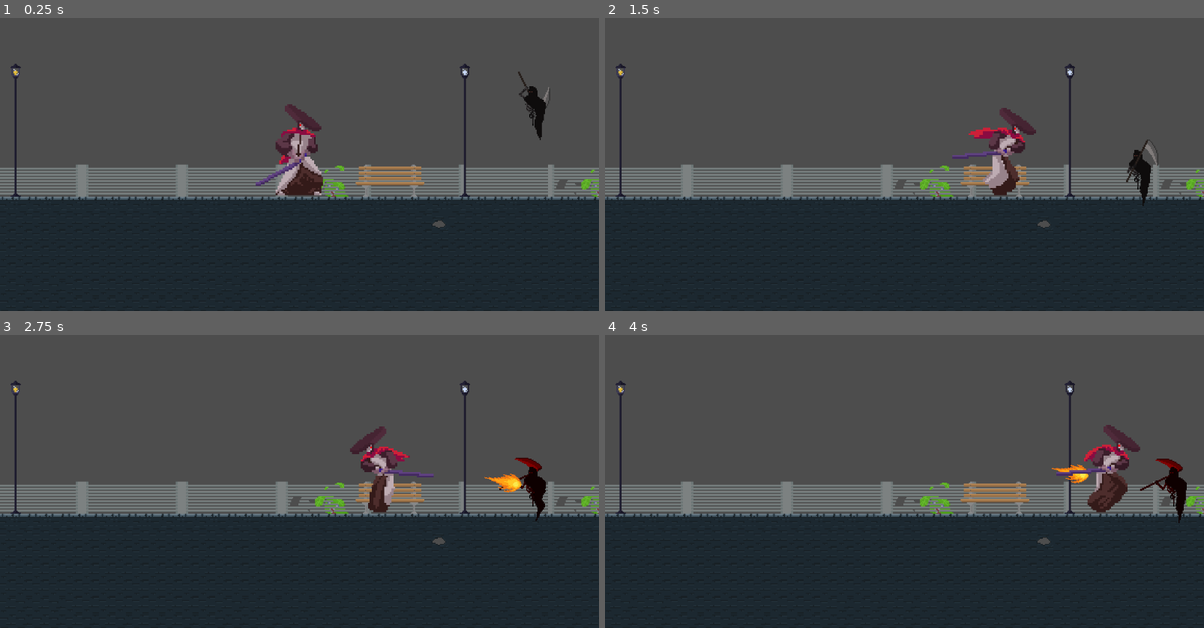
Above: before the commit, frames 1-4 (two rows, left to right).
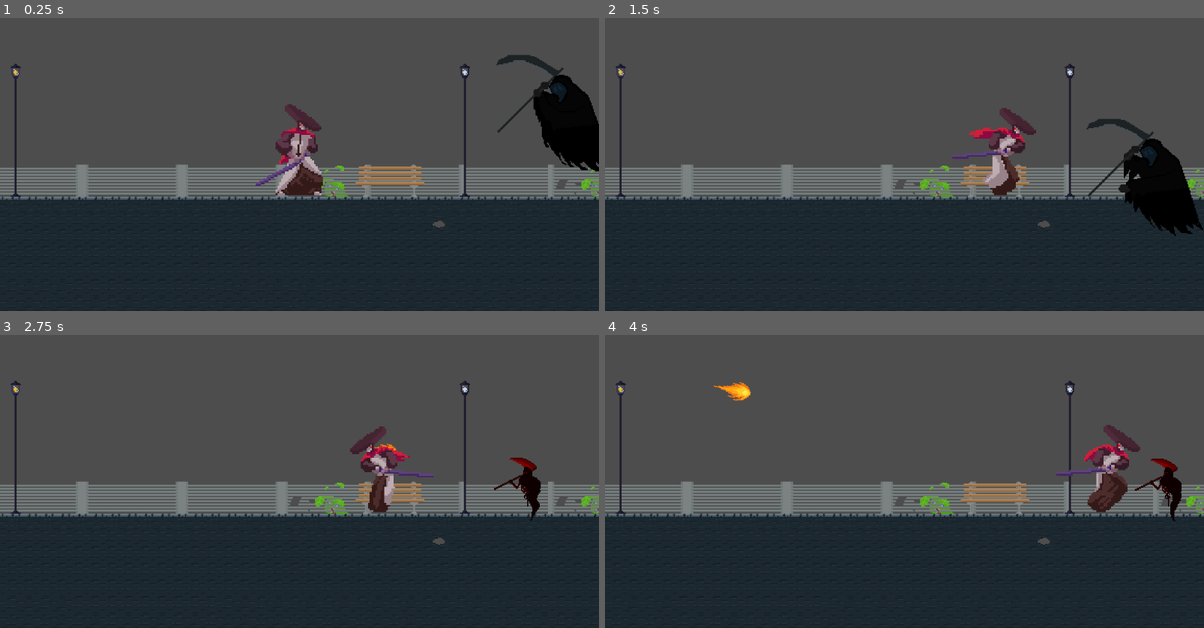
Above: after the commit, the same moments.

Repository: NiorsHaz/WhenTheLightsFell
Game: Godot game, scene res://scene/game.tscn
Two runs of this game, one before a commit and one after it. Both use one fixed random seed, a clock stepped at 60 frames per second and the inputs below.
Inputs:
- Up to frame 1 (0.25 s): no input
- Up to frame 2 (1.5 s): tap Enter (ui_accept) at 0.5, 0.77 s; hold Right (ui_right) from 0.53 s (still down)
- Up to frame 3 (2.75 s): tap Enter (ui_accept) at 1.52 s; release Right (ui_right) at 2.03 s; hold Left (ui_left) from 2.03 s (still down)
- Up to frame 4 (4 s): release Left (ui_left) at 2.78 s; hold Right (ui_right) from 2.78 s (still down); tap Enter (ui_accept) at 3.02, 3.77 s

The runs differ from the first frame. In frame 1, 2.9% of the frame differs, in the area x 82-100%, y 12-53%; in frame 2, 2.8%; in frame 3, 0.7%; in frame 4, 0.9%.

Commit message:
add system boss et assets

Diff:
--- a/scene/boss_negga.tscn
+++ b/scene/boss_negga.tscn
@@ -1,182 +1,65 @@
-[gd_scene load_steps=63 format=3 uid="uid://bdc4ddp1s1384"]
+[gd_scene load_steps=33 format=3 uid="uid://bdc4ddp1s1384"]
 
 [ext_resource type="Script" uid="uid://g3x03vxk5h4d" path="res://script/boss_things_v5.gd" id="1_oam2m"]
-[ext_resource type="Texture2D" uid="uid://djpcqkuujqaoa" path="res://asset/reaper_negga/png/attacking.png" id="2_11ikn"]
-[ext_resource type="Texture2D" uid="uid://0m5q0ohah4r6" path="res://asset/reaper_negga/png/death.png" id="3_oam2m"]
+[ext_resource type="Texture2D" uid="uid://c55cp0ddg4qdc" path="res://asset/boss_negga/boss-attack.png" id="2_11ikn"]
+[ext_resource type="Texture2D" uid="uid://ddbiqjbs4ef8p" path="res://asset/boss_negga/explosion-explosion.png" id="3_11ikn"]
 [ext_resource type="Texture2D" uid="uid://c8128swb0t60v" path="res://asset/reaper_negga/png/idle2.png" id="4_11ikn"]
-[ext_resource type="Texture2D" uid="uid://wocmmjbxk24e" path="res://asset/reaper_negga/png/skill1.png" id="4_oam2m"]
 
 [sub_resource type="AtlasTexture" id="AtlasTexture_rubsq"]
 atlas = ExtResource("2_11ikn")
-region = Rect2(0, 0, 100, 100)
+region = Rect2(0, 0, 242, 128)
 
 [sub_resource type="AtlasTexture" id="AtlasTexture_kqcxk"]
 atlas = ExtResource("2_11ikn")
-region = Rect2(100, 0, 100, 100)
+region = Rect2(242, 0, 242, 128)
 
 [sub_resource type="AtlasTexture" id="AtlasTexture_nvlwh"]
 atlas = ExtResource("2_11ikn")
-region = Rect2(200, 0, 100, 100)
+region = Rect2(484, 0, 242, 128)
 
 [sub_resource type="AtlasTexture" id="AtlasTexture_t67kq"]
-atlas = ExtResource("2_11ikn")
-region = Rect2(300, 0, 100, 100)
+atlas = ExtResource("3_11ikn")
+region = Rect2(0, 0, 32, 32)
 
 [sub_resource type="AtlasTexture" id="AtlasTexture_60c8i"]
-atlas = ExtResource("2_11ikn")
-region = Rect2(400, 0, 100, 100)
+atlas = ExtResource("3_11ikn")
+region = Rect2(32, 0, 32, 32)
 
 [sub_resource type="AtlasTexture" id="AtlasTexture_ofj1m"]
-atlas = ExtResource("2_11ikn")
-region = Rect2(500, 0, 100, 100)
+atlas = ExtResource("3_11ikn")
+region = Rect2(64, 0, 32, 32)
 
 [sub_resource type="AtlasTexture" id="AtlasTexture_52320"]
-atlas = ExtResource("2_11ikn")
-region = Rect2(0, 100, 100, 100)
+atlas = ExtResource("3_11ikn")
+region = Rect2(96, 0, 32, 32)
 
 [sub_resource type="AtlasTexture" id="AtlasTexture_otfjn"]
-atlas = ExtResource("2_11ikn")
-region = Rect2(100, 100, 100, 100)
+atlas = ExtResource("3_11ikn")
+region = Rect2(128, 0, 32, 32)
 
 [sub_resource type="AtlasTexture" id="AtlasTexture_tb4vy"]
-atlas = ExtResource("2_11ikn")
-region = Rect2(200, 100, 100, 100)
+atlas = ExtResource("3_11ikn")
+region = Rect2(160, 0, 32, 32)
 
 [sub_resource type="AtlasTexture" id="AtlasTexture_7vkn2"]
-atlas = ExtResource("2_11ikn")
-region = Rect2(300, 100, 100, 100)
+atlas = ExtResource("3_11ikn")
+region = Rect2(192, 0, 32, 32)
 
 [sub_resource type="AtlasTexture" id="AtlasTexture_uqmep"]
-atlas = ExtResource("2_11ikn")
-region = Rect2(400, 100, 100, 100)
+atlas = ExtResource("3_11ikn")
+region = Rect2(224, 0, 32, 32)
 
 [sub_resource type="AtlasTexture" id="AtlasTexture_d1hhq"]
-atlas = ExtResource("2_11ikn")
-region = Rect2(500, 100, 100, 100)
+atlas = ExtResource("3_11ikn")
+region = Rect2(256, 0, 32, 32)
 
 [sub_resource type="AtlasTexture" id="AtlasTexture_wf4cq"]
-atlas = ExtResource("2_11ikn")
-region = Rect2(0, 200, 100, 100)
+atlas = ExtResource("3_11ikn")
+region = Rect2(288, 0, 32, 32)
 
 [sub_resource type="AtlasTexture" id="AtlasTexture_063nm"]
-atlas = ExtResource("3_oam2m")
-region = Rect2(0, 0, 100, 100)
-
-[sub_resource type="AtlasTexture" id="AtlasTexture_84ruj"]
-atlas = ExtResource("3_oam2m")
-region = Rect2(100, 0, 100, 100)
-
-[sub_resource type="AtlasTexture" id="AtlasTexture_ss7ky"]
-atlas = ExtResource("3_oam2m")
-region = Rect2(200, 0, 100, 100)
-
-[sub_resource type="AtlasTexture" id="AtlasTexture_r60e1"]
-atlas = ExtResource("3_oam2m")
-region = Rect2(300, 0, 100, 100)
-
-[sub_resource type="AtlasTexture" id="AtlasTexture_upvjd"]
-atlas = ExtResource("3_oam2m")
-region = Rect2(400, 0, 100, 100)
-
-[sub_resource type="AtlasTexture" id="AtlasTexture_401p5"]
-atlas = ExtResource("3_oam2m")
-region = Rect2(500, 0, 100, 100)
-
-[sub_resource type="AtlasTexture" id="AtlasTexture_bi5md"]
-atlas = ExtResource("3_oam2m")
-region = Rect2(600, 0, 100, 100)
-
-[sub_resource type="AtlasTexture" id="AtlasTexture_1h4k5"]
-atlas = ExtResource("3_oam2m")
-region = Rect2(700, 0, 100, 100)
-
-[sub_resource type="AtlasTexture" id="AtlasTexture_r6w1t"]
-atlas = ExtResource("3_oam2m")
-region = Rect2(800, 0, 100, 100)
-
-[sub_resource type="AtlasTexture" id="AtlasTexture_d0vo5"]
-atlas = ExtResource("3_oam2m")
-region = Rect2(900, 0, 100, 100)
-
-[sub_resource type="AtlasTexture" id="AtlasTexture_vfsdu"]
-atlas = ExtResource("3_oam2m")
-region = Rect2(0, 100, 100, 100)
-
-[sub_resource type="AtlasTexture" id="AtlasTexture_8n31t"]
-atlas = ExtResource("3_oam2m")
-region = Rect2(100, 100, 100, 100)
-
-[sub_resource type="AtlasTexture" id="AtlasTexture_c1tau"]
-atlas = ExtResource("3_oam2m")
-region = Rect2(200, 100, 100, 100)
-
-[sub_resource type="AtlasTexture" id="AtlasTexture_5lcry"]
-atlas = ExtResource("3_oam2m")
-region = Rect2(300, 100, 100, 100)
-
-[sub_resource type="AtlasTexture" id="AtlasTexture_r1fws"]
-atlas = ExtResource("3_oam2m")
-region = Rect2(400, 100, 100, 100)
-
-[sub_resource type="AtlasTexture" id="AtlasTexture_bxytt"]
-atlas = ExtResource("3_oam2m")
-region = Rect2(500, 100, 100, 100)
-
-[sub_resource type="AtlasTexture" id="AtlasTexture_8ilxr"]
-atlas = ExtResource("3_oam2m")
-region = Rect2(600, 100, 100, 100)
-
-[sub_resource type="AtlasTexture" id="AtlasTexture_2t0cy"]
-atlas = ExtResource("3_oam2m")
-region = Rect2(700, 100, 100, 100)
-
-[sub_resource type="AtlasTexture" id="AtlasTexture_vu2c5"]
-atlas = ExtResource("4_oam2m")
-region = Rect2(0, 0, 100, 100)
-
-[sub_resource type="AtlasTexture" id="AtlasTexture_mk7di"]
-atlas = ExtResource("4_oam2m")
-region = Rect2(100, 0, 100, 100)
-
-[sub_resource type="AtlasTexture" id="AtlasTexture_ufp0a"]
-atlas = ExtResource("4_oam2m")
-region = Rect2(200, 0, 100, 100)
-
-[sub_resource type="AtlasTexture" id="AtlasTexture_r5xj1"]
-atlas = ExtResource("4_oam2m")
-region = Rect2(300, 0, 100, 100)
-
-[sub_resource type="AtlasTexture" id="AtlasTexture_181e6"]
-atlas = ExtResource("4_oam2m")
-region = Rect2(400, 0, 100, 100)
-
-[sub_resource type="AtlasTexture" id="AtlasTexture_ss2ur"]
-atlas = ExtResource("4_oam2m")
-region = Rect2(500, 0, 100, 100)
-
-[sub_resource type="AtlasTexture" id="AtlasTexture_b2wny"]
-atlas = ExtResource("4_oam2m")
-region = Rect2(0, 100, 100, 100)
-
-[sub_resource type="AtlasTexture" id="AtlasTexture_7t3ep"]
-atlas = ExtResource("4_oam2m")
-region = Rect2(100, 100, 100, 100)
-
-[sub_resource type="AtlasTexture" id="AtlasTexture_be50s"]
-atlas = ExtResource("4_oam2m")
-region = Rect2(200, 100, 100, 100)
-
-[sub_resource type="AtlasTexture" id="AtlasTexture_e5wp4"]
-atlas = ExtResource("4_oam2m")
-region = Rect2(300, 100, 100, 100)
-
-[sub_resource type="AtlasTexture" id="AtlasTexture_nldcf"]
-atlas = ExtResource("4_oam2m")
-region = Rect2(400, 100, 100, 100)
-
-[sub_resource type="AtlasTexture" id="AtlasTexture_jq0bl"]
-atlas = ExtResource("4_oam2m")
-region = Rect2(500, 100, 100, 100)
+atlas = ExtResource("3_11ikn")
+region = Rect2(320, 0, 32, 32)
 
 [sub_resource type="AtlasTexture" id="AtlasTexture_oam2m"]
 atlas = ExtResource("4_11ikn")
@@ -221,36 +104,6 @@
 }, {
 "duration": 1.0,
 "texture": SubResource("AtlasTexture_nvlwh")
-}, {
-"duration": 1.0,
-"texture": SubResource("AtlasTexture_t67kq")
-}, {
-"duration": 1.0,
-"texture": SubResource("AtlasTexture_60c8i")
-}, {
-"duration": 1.0,
-"texture": SubResource("AtlasTexture_ofj1m")
-}, {
-"duration": 1.0,
-"texture": SubResource("AtlasTexture_52320")
-}, {
-"duration": 1.0,
-"texture": SubResource("AtlasTexture_otfjn")
-}, {
-"duration": 1.0,
-"texture": SubResource("AtlasTexture_tb4vy")
-}, {
-"duration": 1.0,
-"texture": SubResource("AtlasTexture_7vkn2")
-}, {
-"duration": 1.0,
-"texture": SubResource("AtlasTexture_uqmep")
-}, {
-"duration": 1.0,
-"texture": SubResource("AtlasTexture_d1hhq")
-}, {
-"duration": 1.0,
-"texture": SubResource("AtlasTexture_wf4cq")
 }],
 "loop": true,
 "name": &"Attack",
@@ -258,100 +111,43 @@
 }, {
 "frames": [{
 "duration": 1.0,
+"texture": SubResource("AtlasTexture_t67kq")
+}, {
+"duration": 1.0,
+"texture": SubResource("AtlasTexture_60c8i")
+}, {
+"duration": 1.0,
+"texture": SubResource("AtlasTexture_ofj1m")
+}, {
+"duration": 1.0,
+"texture": SubResource("AtlasTexture_52320")
+}, {
+"duration": 1.0,
+"texture": SubResource("AtlasTexture_otfjn")
+}, {
+"duration": 1.0,
+"texture": SubResource("AtlasTexture_tb4vy")
+}, {
+"duration": 1.0,
+"texture": SubResource("AtlasTexture_7vkn2")
+}, {
+"duration": 1.0,
+"texture": SubResource("AtlasTexture_uqmep")
+}, {
+"duration": 1.0,
+"texture": SubResource("AtlasTexture_d1hhq")
+}, {
+"duration": 1.0,
+"texture": SubResource("AtlasTexture_wf4cq")
+}, {
+"duration": 1.0,
 "texture": SubResource("AtlasTexture_063nm")
-}, {
-"duration": 1.0,
-"texture": SubResource("AtlasTexture_84ruj")
-}, {
-"duration": 1.0,
-"texture": SubResource("AtlasTexture_ss7ky")
-}, {
-"duration": 1.0,
-"texture": SubResource("AtlasTexture_r60e1")
-}, {
-"duration": 1.0,
-"texture": SubResource("AtlasTexture_upvjd")
-}, {
-"duration": 1.0,
-"texture": SubResource("AtlasTexture_401p5")
-}, {
-"duration": 1.0,
-"texture": SubResource("AtlasTexture_bi5md")
-}, {
-"duration": 1.0,
-"texture": SubResource("AtlasTexture_1h4k5")
-}, {
-"duration": 1.0,
-"texture": SubResource("AtlasTexture_r6w1t")
-}, {
-"duration": 1.0,
-"texture": SubResource("AtlasTexture_d0vo5")
-}, {
-"duration": 1.0,
-"texture": SubResource("AtlasTexture_vfsdu")
-}, {
-"duration": 1.0,
-"texture": SubResource("AtlasTexture_8n31t")
-}, {
-"duration": 1.0,
-"texture": SubResource("AtlasTexture_c1tau")
-}, {
-"duration": 1.0,
-"texture": SubResource("AtlasTexture_5lcry")
-}, {
-"duration": 1.0,
-"texture": SubResource("AtlasTexture_r1fws")
-}, {
-"duration": 1.0,
-"texture": SubResource("AtlasTexture_bxytt")
-}, {
-"duration": 1.0,
-"texture": SubResource("AtlasTexture_8ilxr")
-}, {
-"duration": 1.0,
-"texture": SubResource("AtlasTexture_2t0cy")
 }],
 "loop": false,
 "name": &"Death",
 "speed": 5.0
 }, {
-"frames": [{
-"duration": 1.0,
-"texture": SubResource("AtlasTexture_vu2c5")
-}, {
-"duration": 1.0,
-"texture": SubResource("AtlasTexture_mk7di")
-}, {
-"duration": 1.0,
-"texture": SubResource("AtlasTexture_ufp0a")
-}, {
-"duration": 1.0,
-"texture": SubResource("AtlasTexture_r5xj1")
-}, {
-"duration": 1.0,
-"texture": SubResource("AtlasTexture_181e6")
-}, {
-"duration": 1.0,
-"texture": SubResource("AtlasTexture_ss2ur")
-}, {
-"duration": 1.0,
-"texture": SubResource("AtlasTexture_b2wny")
-}, {
-"duration": 1.0,
-"texture": SubResource("AtlasTexture_7t3ep")
-}, {
-"duration": 1.0,
-"texture": SubResource("AtlasTexture_be50s")
-}, {
-"duration": 1.0,
-"texture": SubResource("AtlasTexture_e5wp4")
-}, {
-"duration": 1.0,
-"texture": SubResource("AtlasTexture_nldcf")
-}, {
-"duration": 1.0,
-"texture": SubResource("AtlasTexture_jq0bl")
-}],
+"frames": [],
 "loop": false,
 "name": &"Hit",
 "speed": 10.0
@@ -390,7 +186,7 @@
 height = 44.0
 
 [sub_resource type="RectangleShape2D" id="RectangleShape2D_nvlwh"]
-size = Vector2(43, 62)
+size = Vector2(67, 62)
 
 [sub_resource type="CircleShape2D" id="CircleShape2D_t67kq"]
 radius = 53.0848
@@ -399,7 +195,8 @@
 size = Vector2(2758, 1324.01)
 
 [sub_resource type="CapsuleShape2D" id="CapsuleShape2D_oam2m"]
-height = 50.0
+radius = 23.0
+height = 102.0
 
 [node name="BossNegga" type="CharacterBody2D"]
 script = ExtResource("1_oam2m")
@@ -410,10 +207,9 @@
 [node name="Node2D" type="Node2D" parent="."]
 
 [node name="AnimatedSprite2D" type="AnimatedSprite2D" parent="."]
-position = Vector2(5, 0)
 sprite_frames = SubResource("SpriteFrames_rubsq")
-animation = &"Hit"
-frame = 11
+animation = &"Death"
+frame = 10
 frame_progress = 1.0
 
 [node name="CollisionShape2D" type="CollisionShape2D" parent="."]
@@ -424,7 +220,7 @@
 [node name="MeleeAttackArea" type="Area2D" parent="."]
 
 [node name="CollisionShape2D" type="CollisionShape2D" parent="MeleeAttackArea"]
-position = Vector2(0.5, 0)
+position = Vector2(8.5, 0)
 shape = SubResource("RectangleShape2D_nvlwh")
 
 [node name="AreaAttackArea" type="Area2D" parent="."]
@@ -435,7 +231,7 @@
 [node name="PlayerDetectionArea" type="Area2D" parent="."]
 
 [node name="CollisionShape2D" type="CollisionShape2D" parent="PlayerDetectionArea"]
-position = Vector2(-1, 0)
+position = Vector2(8, 4)
 rotation = 3.14159
 shape = SubResource("RectangleShape2D_kqcxk")
 debug_color = Color(0.564706, 0.929412, 0.941176, 0.239216)
--- a/scene/game.tscn
+++ b/scene/game.tscn
@@ -164,4 +164,4 @@
 position = Vector2(216, -68)
 base_speed = 30.0
 bullet_path = ExtResource("10_yq8tf")
-bullet_speed = 30.0
+bullet_speed = 100.0
--- a/script/boss_things_v5.gd
+++ b/script/boss_things_v5.gd
@@ -31,7 +31,7 @@
 
 @export_group("Projectiles")
 @export var bullet_path: PackedScene
-@export var bullet_speed: float = 300.0
+@export var bullet_speed: float = 1000.0
 
 # ===== VARIABLES INTERNES =====
 enum BossPhase { DEBUT, MILIEU, DECHAINEMENT }
@@ -394,12 +394,12 @@
 
 func fire():
 	if bullet_path == null:
-		##print("ERROR: bullet_path is null!")
+		#print("ERROR: bullet_path is null!")
 		return
 
 	var bullet = bullet_path.instantiate()
 	if bullet == null:
-		##print("ERROR: Failed to instantiate bullet!")
+		#print("ERROR: Failed to instantiate bullet!")
 		return
 
 	# Get boss position at instant T (using Node2D like classic enemy)
@@ -412,25 +412,34 @@
 		# Calculate direction from boss to player
 		var direction_to_player = (player_position - boss_position).normalized()
 		var bullet_angle = direction_to_player.angle()
+
+		# Set bullet speed based on current phase
+		var bullet_speed_value = bullet_speed
+		match current_phase:
+			BossPhase.DEBUT:
+				bullet_speed_value = bullet_speed
+			BossPhase.MILIEU:
+				bullet_speed_value = bullet_speed * phase2_speed_multiplier
+			BossPhase.DECHAINEMENT:
+				bullet_speed_value = bullet_speed * phase3_speed_multiplier
 
 		# Set bullet properties BEFORE adding to scene
 		bullet.pos = boss_position
 		bullet.dir = bullet_angle
 		bullet.rota = bullet_angle
-		bullet.speed = bullet_speed  # Utiliser la vitesse du boss
+		bullet.speed = bullet_speed_value
 
 		# Add bullet to scene AFTER setting properties
 		get_parent().add_child(bullet)
 
-		##print("Boss fired bullet toward player!")
-		##print("Boss position (instant T): ", boss_position)
-		##print("Player position (instant T): ", player_position)
-		##print("Bullet direction: ", direction_to_player)
-		##print("Bullet angle: ", bullet_angle)
+		#print("Boss fired bullet toward player!")
+		#print("Boss position (instant T): ", boss_position)
+		#print("Player position (instant T): ", player_position)
+		#print("Bullet direction: ", direction_to_player)
+		#print("Bullet angle: ", bullet_angle)
 	else:
-		##print("Boss: No target player for ranged attack!")
+		#print("Boss: No target player for ranged attack!")
 		bullet.queue_free()
-
 func _execute_area_attack() -> void:
 	##print("Boss executes AREA attack!")
 
@@ -481,10 +490,11 @@
 		return
 
 	var distance = global_position.distance_to(target_player.global_position)
-
+	print("distance actu",distance ,"security" , max_retreat_distance)
 	# 🔒 Si on a déjà atteint la distance max, on n'essaie plus de fuir
 	if distance >= max_retreat_distance:
 		velocity.x = 0
+		print("ato am bug")
 		if sprite:
 			sprite.play("idle")
 		return
--- a/script/bullets.gd
+++ b/script/bullets.gd
@@ -3,14 +3,13 @@
 var pos: Vector2
 var rota: float
 var dir: float
-var speed = 150  # Increased speed for better visibility
+
+var speed: float = 0.0  # <-- pas de valeur fixe, définie par le boss
 
 func _ready() -> void:
 	global_position = pos
 	global_rotation = rota
-	speed = speed
 	owner = get_parent()
-	#print(owner.name ," Bullet ready - pos: ", pos, " dir: ", dir, " rota: ", rota)
 
 # FIXED: Changed *physics*process to _physics_process
 func _process(delta: float) -> void:
Binary file added: asset/boss_negga/boss-attack.png
Not shown, added: asset/boss_negga/boss-attack.png.import
Binary file added: asset/boss_negga/boss-idle.png
Not shown, added: asset/boss_negga/boss-idle.png.import
Binary file added: asset/boss_negga/boss-projectile.png
Not shown, added: asset/boss_negga/boss-projectile.png.import
Binary file added: asset/boss_negga/bullet-boss.png
Not shown, added: asset/boss_negga/bullet-boss.png.import
Binary file added: asset/boss_negga/explosion-explosion.png
Not shown, added: asset/boss_negga/explosion-explosion.png.import
